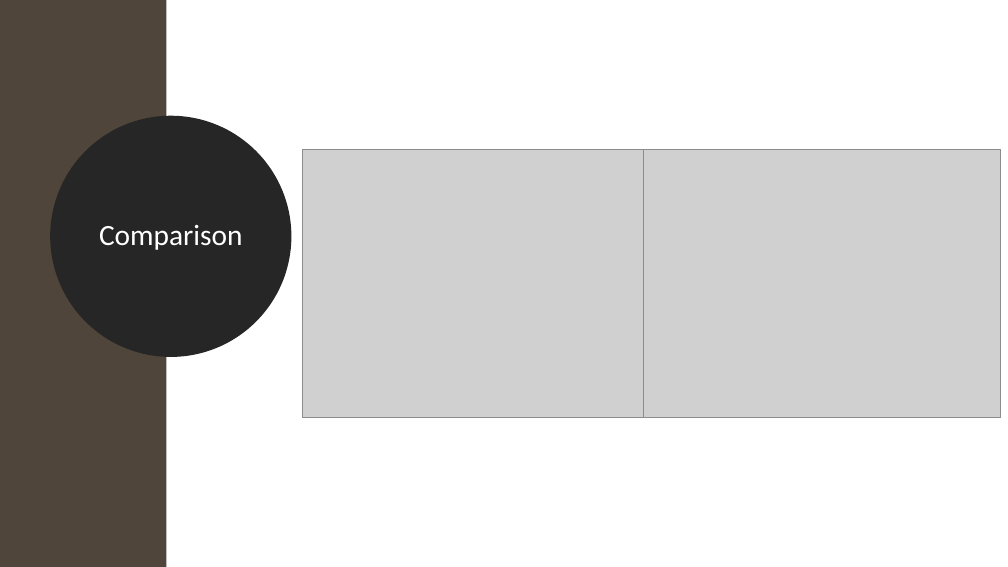
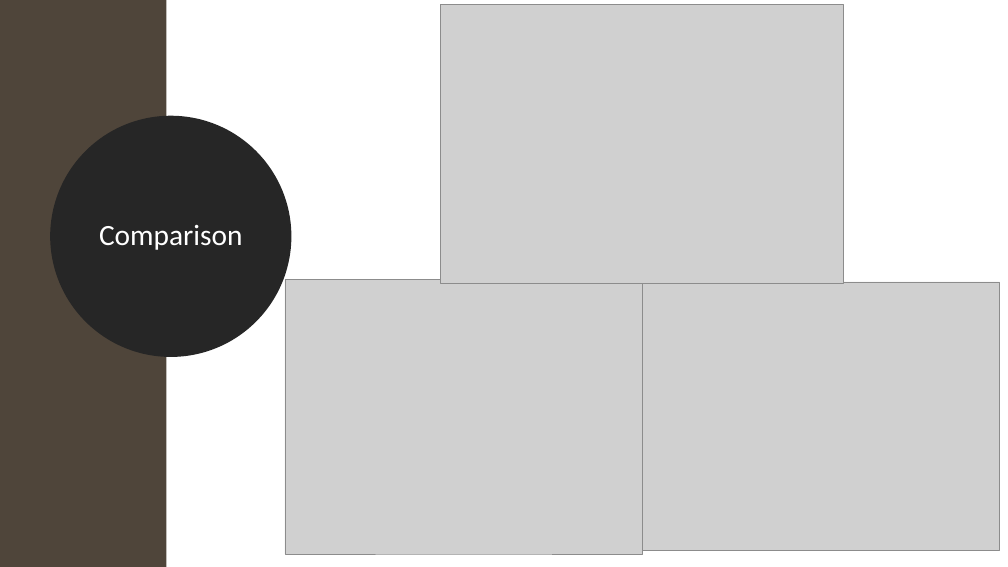
Before and after one commit to QFinUWA/Range-Trading-Team2, a slide deck: slide 8 of Final ML Trading presentation– Sem 2.pptx. Drawn at 1008x567 pixels with LibreOffice and Linux fonts; fonts in the diff are those of the drawing; grey boxes stand for pictures. Boxes give left, top, right and bottom in pixels: in the first picture for what was removed or moved away, otherwise in the second. Text is boxed around its words. In the diff, an @@ line names an element or a change of style, - is before the commit and + after.

```diff
--- a/Final ML Trading presentation– Sem 2.pptx
+++ b/Final ML Trading presentation– Sem 2.pptx
@@ picture added at (x1=440, y1=5, x2=843, y2=284) @@
@@ picture removed at (x1=302, y1=150, x2=660, y2=418) @@
@@ picture removed at (x1=644, y1=150, x2=1001, y2=418) @@
@@ picture added at (x1=285, y1=280, x2=643, y2=554) @@
@@ picture added at (x1=643, y1=282, x2=1000, y2=551) @@
```
Also in this commit, not shown: 2 other slides changed, 1 slide removed.
